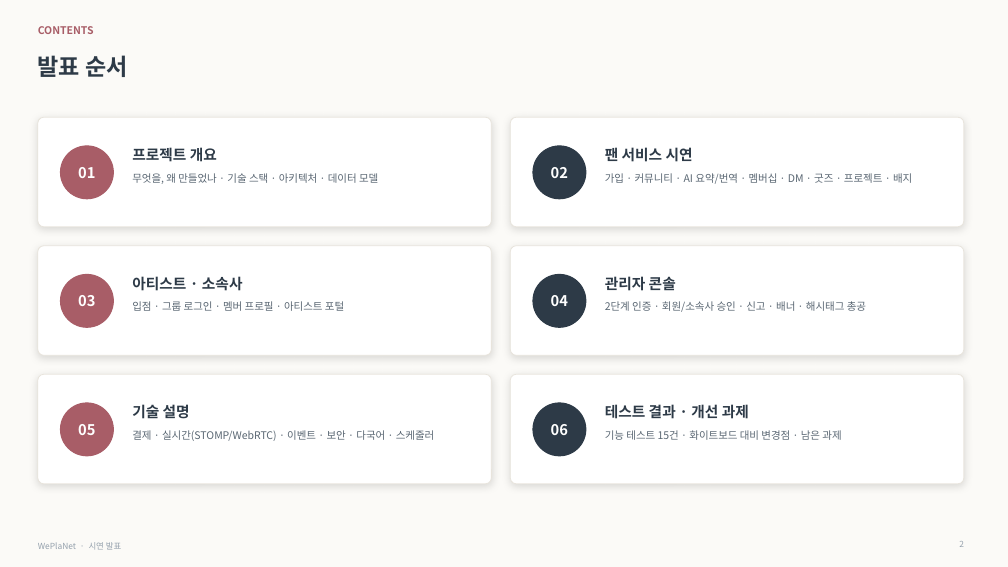
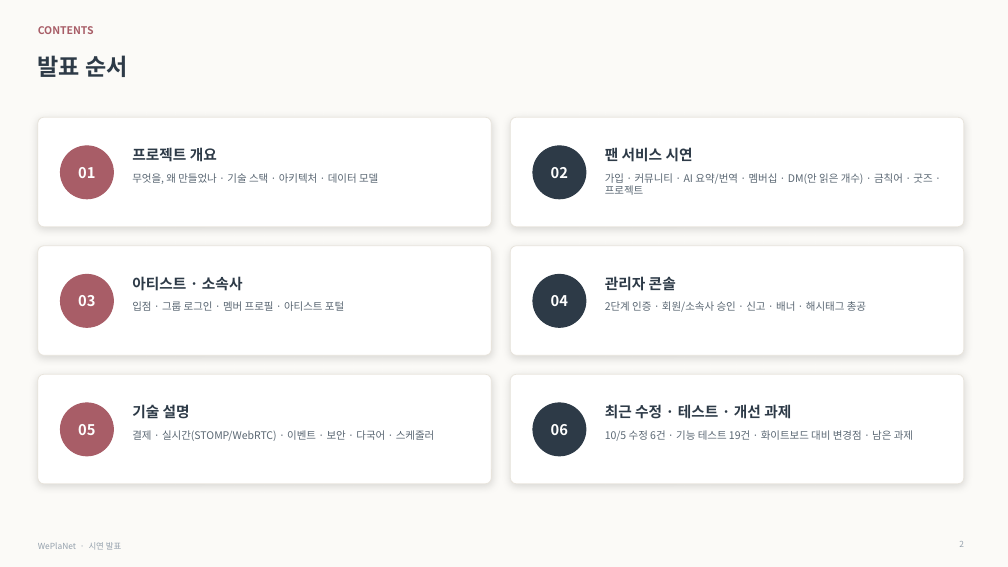
Before and after one commit to suuzuux/project-DSA, a slide deck: slide 2 of weplanet/presentation/WePlaNet_시연발표.pptx. Drawn at 1008x567 pixels with LibreOffice and Linux fonts; fonts in the diff are those of the drawing. Boxes give left, top, right and bottom in pixels: in the first picture for what was removed or moved away, otherwise in the second. Text is boxed around its words. In the diff, an @@ line names an element or a change of style, - is before the commit and + after.

```diff
--- a/weplanet/presentation/WePlaNet_시연발표.pptx
+++ b/weplanet/presentation/WePlaNet_시연발표.pptx
@@ text at (605,173,932,195): text changed @@
-가입 · 커뮤니티 · AI 요약/번역 · 멤버십 · DM · 굿즈 · 프로젝트 · 배지
+가입 · 커뮤니티 · AI 요약/번역 · 멤버십 · DM(안 읽은 개수) · 금칙어 · 굿즈 · 프로젝트
@@ text at (605,404,791,419): text changed @@
-테스트 결과 · 개선 과제
+최근 수정 · 테스트 · 개선 과제
@@ text at (605,430,913,441): text changed @@
-기능 테스트 15건 · 화이트보드 대비 변경점 · 남은 과제
+10/5 수정 6건 · 기능 테스트 19건 · 화이트보드 대비 변경점 · 남은 과제
```
Also in this commit, not shown: 10 other slides changed, 4 slides added, 3 other files.
